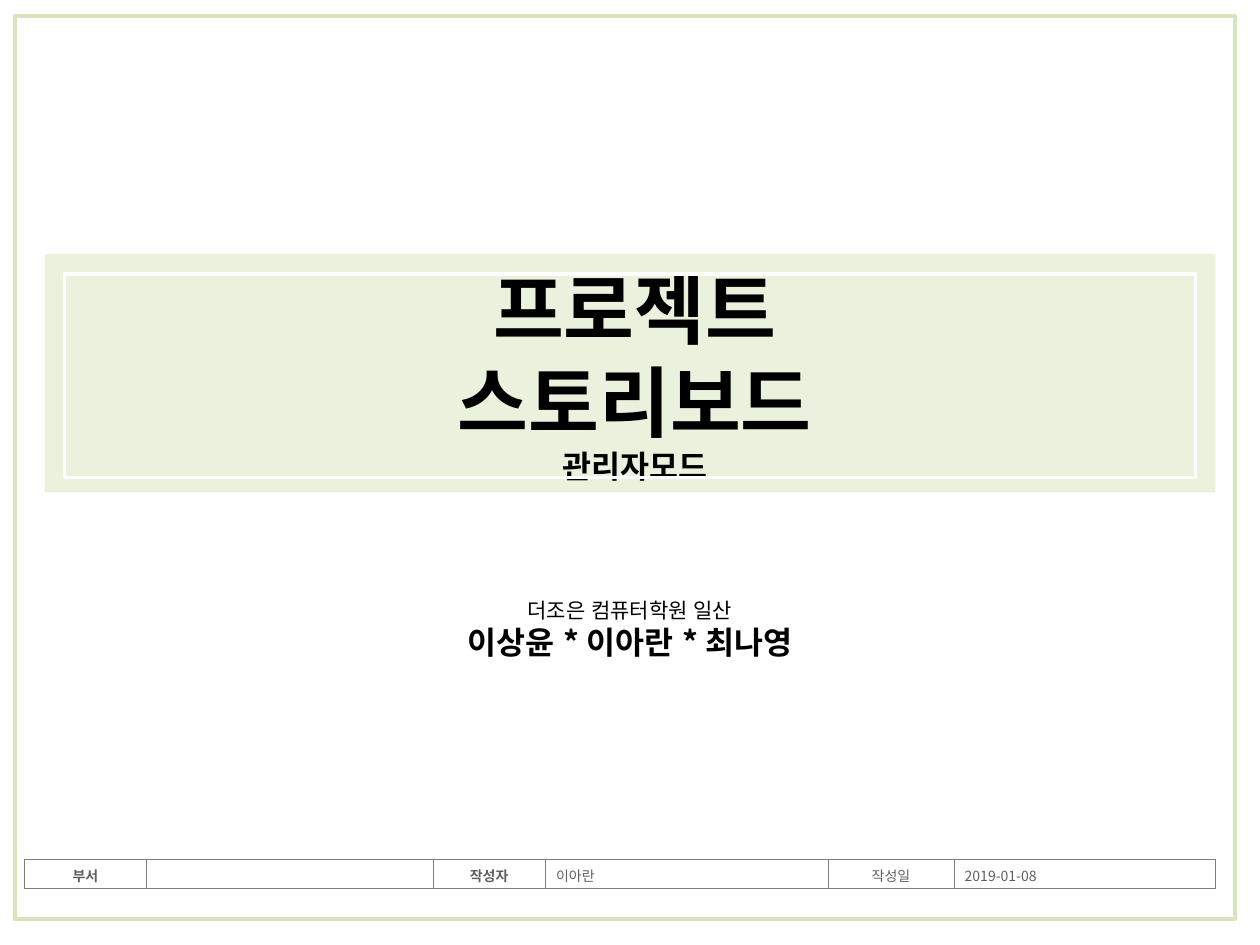
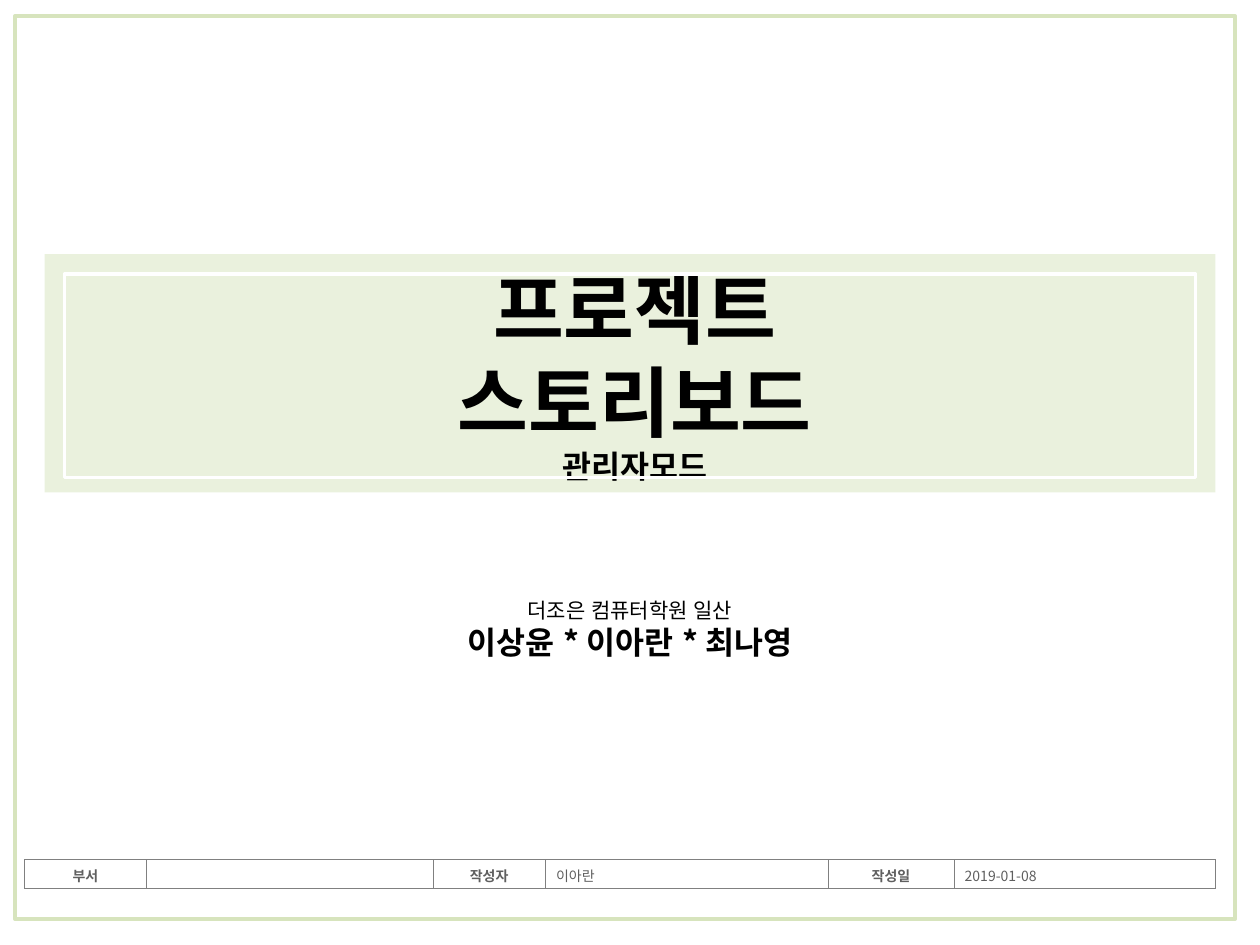
Before and after one commit to mingu-seo/java1, a slide deck: slide 1 of plan/영화-관리자.pptx. Drawn at 1260x945 pixels with LibreOffice and Linux fonts; fonts in the diff are those of the drawing. Boxes give left, top, right and bottom in pixels: in the first picture for what was removed or moved away, otherwise in the second. Text is boxed around its words. In the diff, an @@ line names an element or a change of style, - is before the commit and + after.

```diff
--- a/plan/영화-관리자.pptx
+++ b/plan/영화-관리자.pptx
@@ table at box(25, 859, 1215, 888) @@
@@ bold on in "작성일" @@
```
Also in this commit, not shown: 2 other slides changed.
